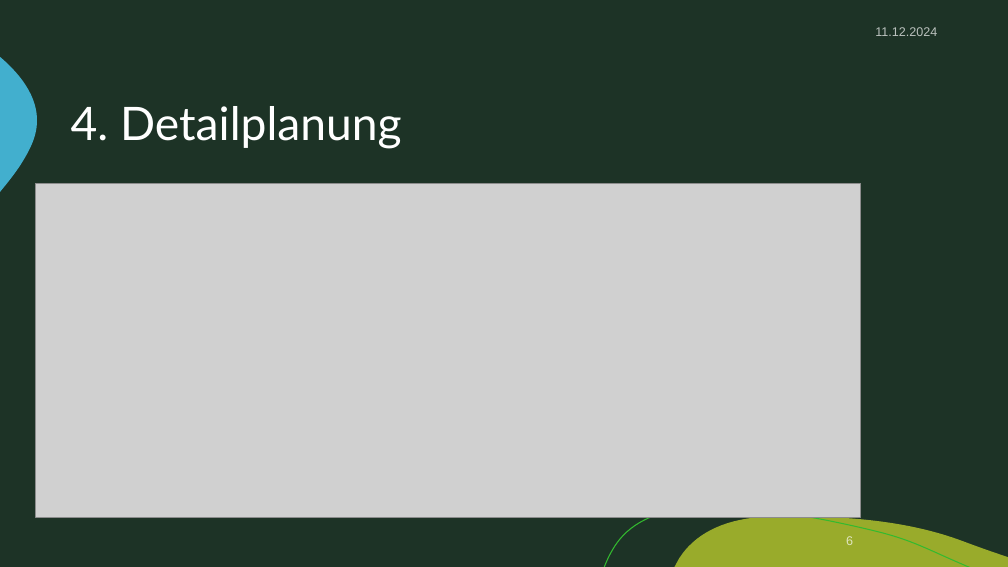
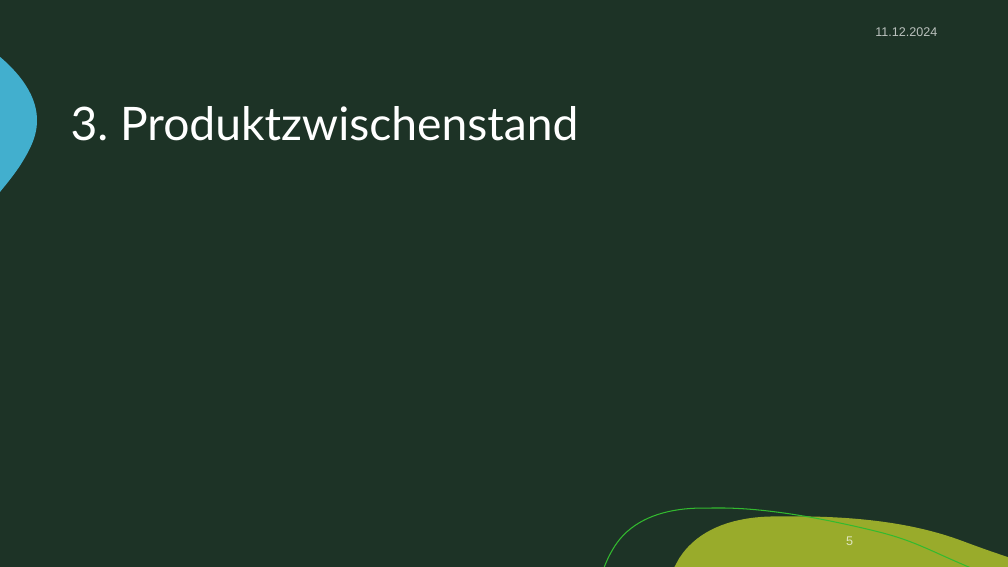
Before and after one commit to zIExpantion/ZumGelbenBach, a slide deck: slide 5 of Dokumente/Sprint-Backlog/Sprint-Backlog2.pptx (slide 6 before the commit). Drawn at 1008x567 pixels with LibreOffice and Linux fonts; fonts in the diff are those of the drawing; grey boxes stand for pictures; background and template pictures are left out. Boxes give left, top, right and bottom in pixels: in the first picture for what was removed or moved away, otherwise in the second. Text is boxed around its words. In the diff, an @@ line names an element or a change of style, - is before the commit and + after.

```diff
--- a/Dokumente/Sprint-Backlog/Sprint-Backlog2.pptx
+++ b/Dokumente/Sprint-Backlog/Sprint-Backlog2.pptx
@@ title at <box>71,106,578,141</box>: text changed @@
-4. Detailplanung
+3. Produktzwischenstand
@@ picture removed at <box>36,184,861,517</box> @@
@@ picture removed at <box>569,480,713,517</box> @@
```
Also in this commit, not shown: 2 other slides changed, 1 slide removed.
